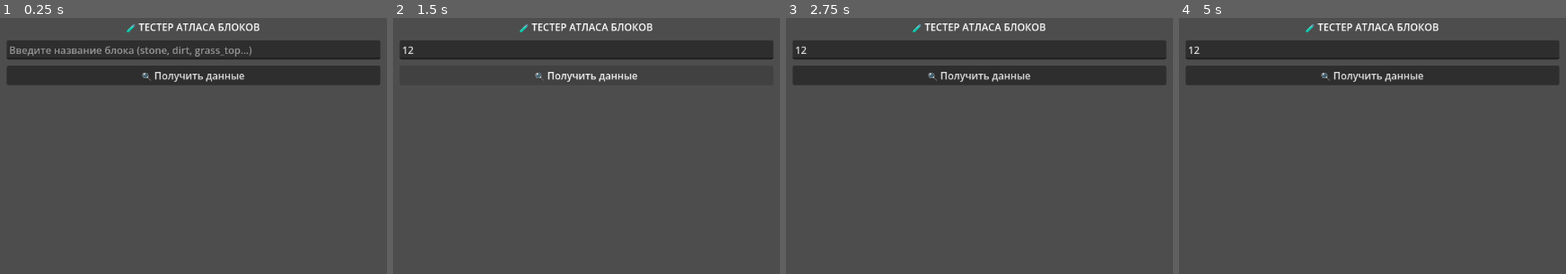
Above: before the commit, frames 1-4 (left to right).
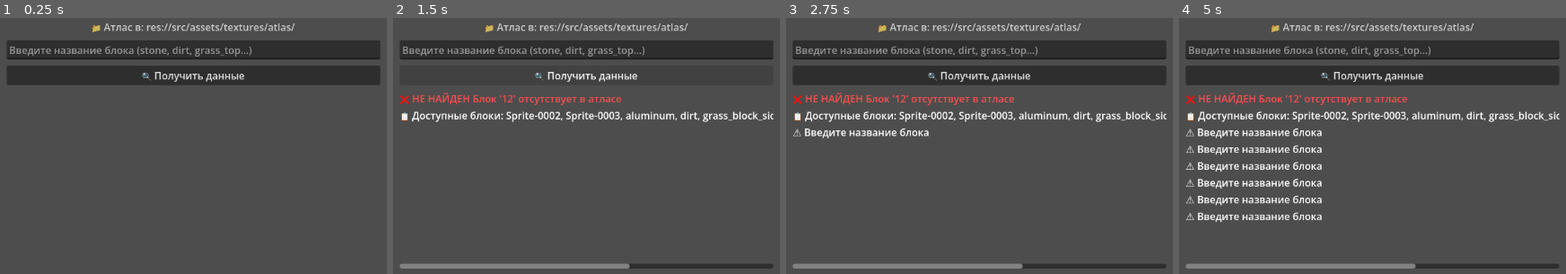
Above: after the commit, the same moments.

Repository: zzzlichzzz/Hernia
Game: Godot game, scene res://src/scenes/testing/test_atlas.tscn
Two runs of this game, one before a commit and one after it. Both use one fixed random seed, a clock stepped at 60 frames per second and the inputs below. This scene is started directly instead of the project's main scene.
Inputs (mouse positions are in pixels of both pictures, inside the frame that each line leads up to):
- Up to frame 1 (0.25 s): no input
- Up to frame 2 (1.5 s): click (586, 48) at 0.52 s; type "12" at 0.6 s; click "🔍 Получить данные" at 1.25 s
- Up to frame 3 (2.75 s): tap Enter (ui_accept) at 2 s; move the mouse to (1138, 122) at 2.02 s; hold D (move_right) from 2.03 s (still down); hold Enter (ui_accept) from 2.03 s (still down)
- Up to frame 4 (5 s): move the mouse to (1229, 163) at 2.77 s; release D (move_right) at 2.78 s; release Enter (ui_accept) at 2.78 s; hold S (move_backward) 2.78-3.53 s; tap Shift (sprint) at 2.85, 4.35 s; tap Enter (ui_accept) at 3.02, 3.05, 3.32, 3.5, 4.52, 4.55, 4.82 s; move the mouse to (1446, 56) at 3.52 s; hold D (move_right) 3.53-4.28 s; hold Enter (ui_accept) 3.53-4.28 s; move the mouse to (1337, 225) at 4.27 s; hold W (move_forward) from 4.28 s (still down)

The runs differ from the first frame. In frame 1, 1.0% of the frame differs, in the area x 23-77%, y 2-6%; in frame 2, 5.9%; in frame 3, 6.4%; in frame 4, 9.2%, in the area x 1-99%, y 2-98%.
Error before the commit: Parse Error: Identifier "PathManager" not declared in the current scope. (res://src/scripts/testing/atlas_test_ui/test_atlas.gd:34)

Commit message:
правки

Diff:
--- a/src/scripts/testing/atlas_test_ui/test_atlas.gd
+++ b/src/scripts/testing/atlas_test_ui/test_atlas.gd
@@ -6,9 +6,9 @@
 @onready var path_label = $CanvasLayer/Control/VBoxContainer/Label
 
 # Ссылка на координаты атласа
-var game_path = OS.get_executable_path().get_base_dir().path_join("")
+var AtlasManager = "res://src/scripts/auto/atlas_manager.gd"
 var atlas_coords: AtlasCoordinates = null
-var atlas_path = game_path + "src/assets/textures/atlas/block_coordinates.tres"
+var atlas_path = "src/assets/textures/atlas/block_coordinates.tres"
 
 func _ready():
 	# Показываем путь к атласу
@@ -31,7 +31,7 @@
 	if not path_label:
 		return
 
-	var full_path = PathManager.game("res://src/assets/textures/atlas/")
+	var full_path = "res://src/assets/textures/atlas/"
 	path_label.text = "📁 Атлас в: " + full_path
 	path_label.modulate = Color(0.8, 0.8, 0.8)
 
@@ -103,7 +103,7 @@
 	add_result("📌 Полный путь PNG:", atlas_coords.get_png_path())
 
 	# Системная информация
-	var real_path = PathManager.game("res://src/assets/textures/atlas/")
+	var real_path = "res://src/assets/textures/atlas/"
 	add_result("💻 На диске:", real_path)
 
 func add_preview_to_results(block_name: String, data: Dictionary):
